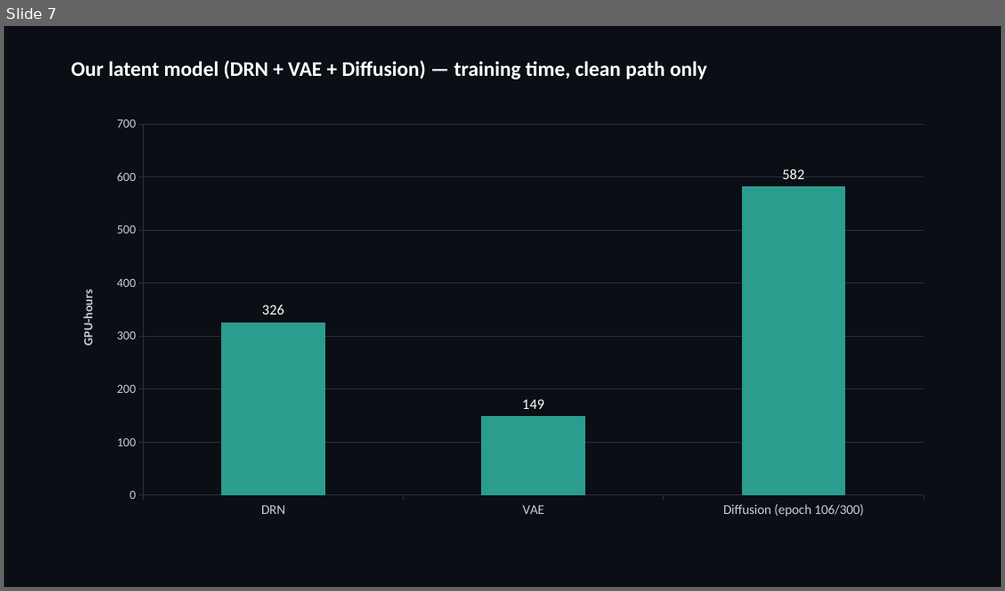
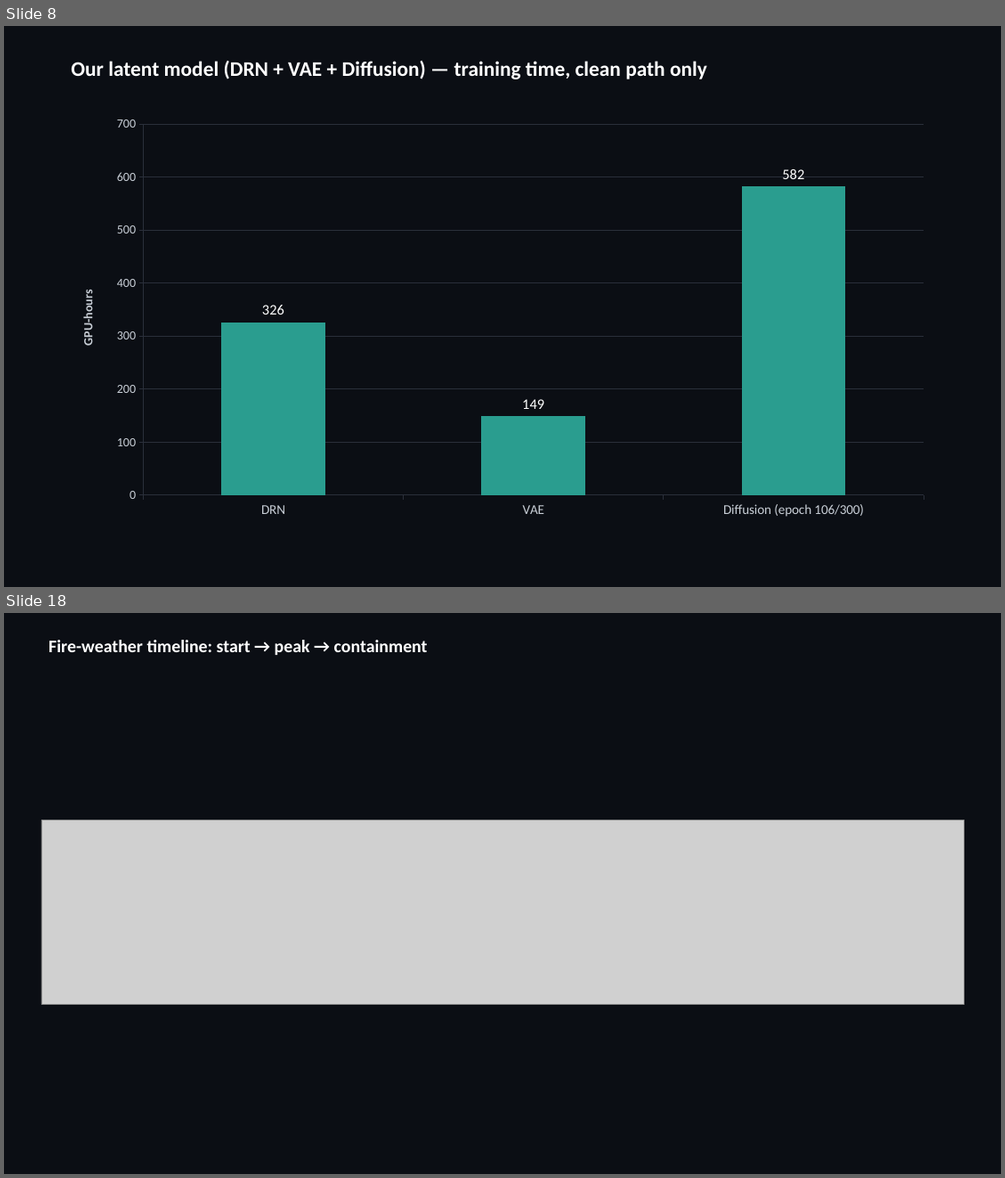
Before and after one commit to milhud/diffusion_downscaling_model, a slide deck: results/corrdiff_comparison/corrdiff_benchmark_slides.pptx. Shown one above the other, each under a label of ours: slide 7 before the commit, slides 8 and 18 after it; the slides between them are not shown. The pictures are 1005x591 and 1005x1178 pixels, drawn with LibreOffice and Linux fonts; fonts in the diff are those of the drawing; grey boxes stand for pictures. Boxes give left, top, right and bottom in pixels: in the first picture for what was removed or moved away, otherwise in the second. Text is boxed around its words. In the diff, an @@ line names an element or a change of style, - is before the commit and + after.

```diff
--- a/results/corrdiff_comparison/corrdiff_benchmark_slides.pptx
+++ b/results/corrdiff_comparison/corrdiff_benchmark_slides.pptx
@@ slide 18 added at box(4, 613, 1001, 1174), background #0B0E14 @@
@@ text added at box(48, 640, 428, 655), 17 pt, text #FFFFFF, bold @@
+Fire-weather timeline: start → peak → containment
@@ picture added at box(41, 820, 963, 1005) @@
@@ what was slide 7 is now slide 8 @@
```
Also in this commit, not shown: 18 other slides added, 11 slides removed, 25 other files.
